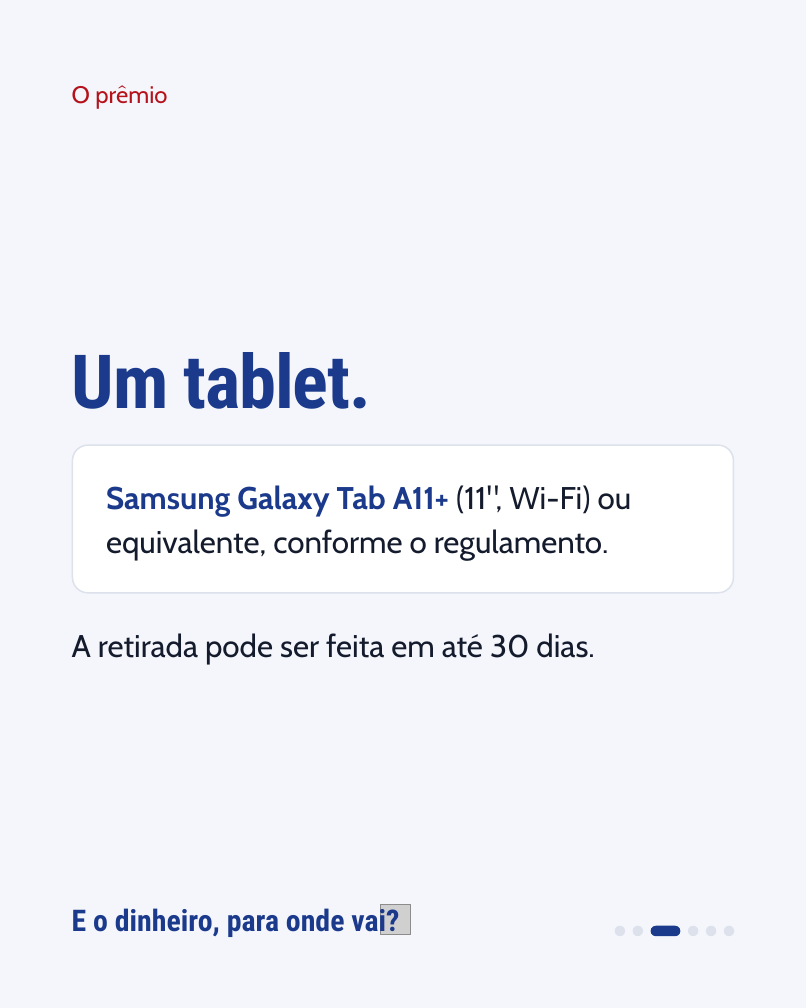
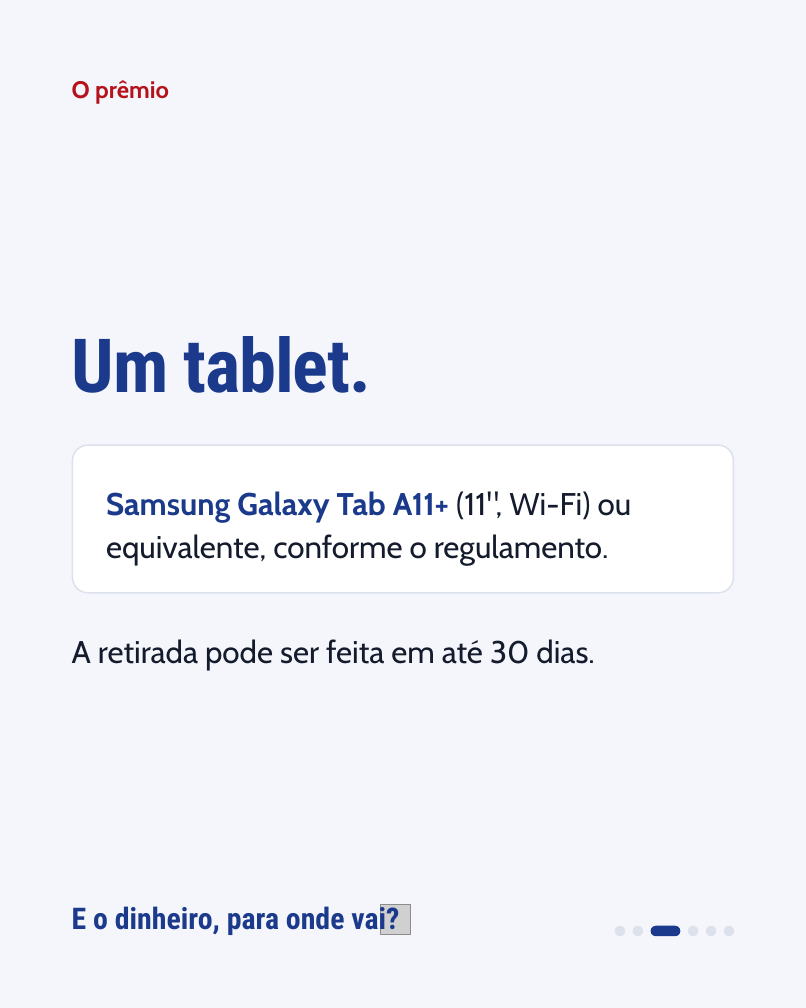
Before and after one commit to GabrielMedici/Efeito-Rebote, a slide deck: slide 3 of entregas/posts/site/kit/editavel/efeito-rebote-qua-28-10.pptx. Drawn at 806x1008 pixels with LibreOffice and Linux fonts; fonts in the diff are those of the drawing; grey boxes stand for pictures. Boxes give left, top, right and bottom in pixels: in the first picture for what was removed or moved away, otherwise in the second. Text is boxed around its words. In the diff, an @@ line names an element or a change of style, - is before the commit and + after.

```diff
--- a/entregas/posts/site/kit/editavel/efeito-rebote-qua-28-10.pptx
+++ b/entregas/posts/site/kit/editavel/efeito-rebote-qua-28-10.pptx
@@ text "O prêmio" at [72, 80, 169, 104]: bold on @@
@@ text "Um tablet.": place and size @@
-text "Um tablet." at [72, 352, 370, 409]
+text "Um tablet." at [72, 336, 370, 393]
@@ text "Samsung Galaxy Tab A11+ (11", ...": place and size @@
-text "Samsung Galaxy Tab A11+ (11", ..." at [106, 485, 632, 560]
+text "Samsung Galaxy Tab A11+ (11", ..." at [106, 491, 632, 566]
@@ text "A retirada pode ser feita ...": place and size @@
-text "A retirada pode ser feita ..." at [72, 633, 594, 664]
+text "A retirada pode ser feita ..." at [72, 639, 594, 670]
```
Also in this commit, not shown: 5 other slides changed, 18 other files.
